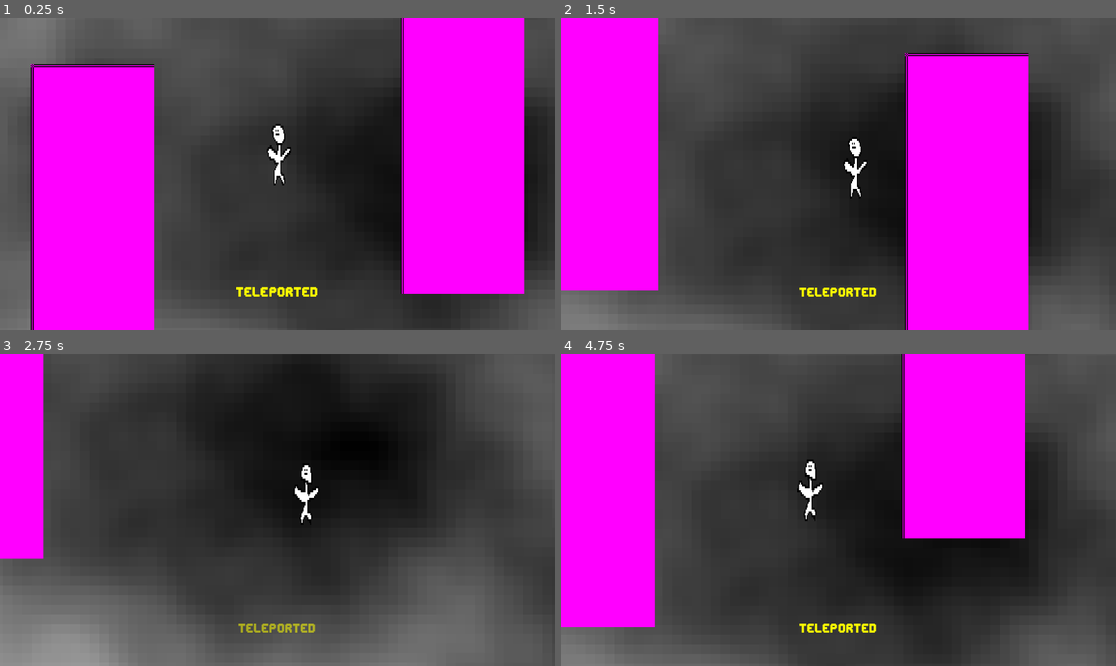
Above: before the commit, frames 1-4 (two rows, left to right).
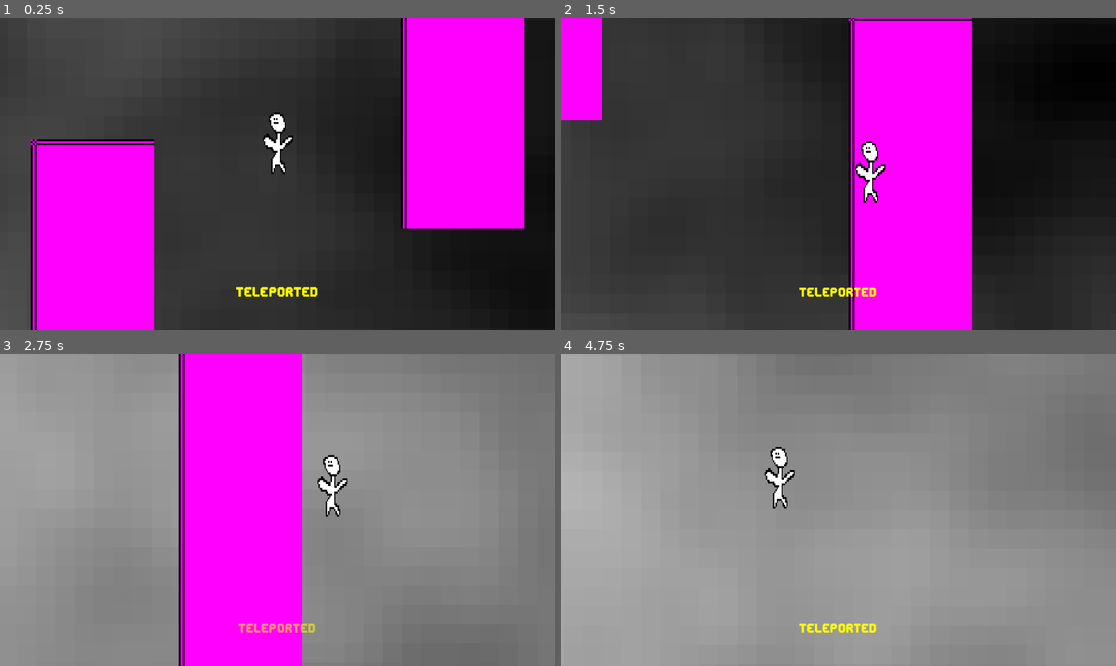
Above: after the commit, the same moments.

Repository: Tejty/ticketless
Game: Godot game, scene res://scenes/game.tscn
Two runs of this game, one before a commit and one after it. Both use one fixed random seed, a clock stepped at 60 frames per second and the inputs below.
Inputs:
- Up to frame 1 (0.25 s): no input
- Up to frame 2 (1.5 s): hold D (right) 0.53-1.28 s; tap E (interact) at 0.6, 1.35 s; hold S (down) from 1.28 s (still down)
- Up to frame 3 (2.75 s): release S (down) at 2.03 s; hold D (right) from 2.03 s (still down); tap E (interact) at 2.1 s
- Up to frame 4 (4.75 s): release D (right) at 2.78 s; hold W (up) 2.78-3.53 s; tap E (interact) at 2.85, 3.6, 4.35 s; hold A (left) from 3.53 s (still down)

The runs differ from the first frame. In frame 1, 22% of the frame differs, in the area x 0-100%, y 0-100%; in frame 2, 55%; in frame 3, 91%; in frame 4, 100%.

Commit message:
Rescaled pixel scale

Diff:
--- a/scenes/game.tscn
+++ b/scenes/game.tscn
@@ -18,7 +18,7 @@
 [node name="Game" type="Node2D" unique_id=1182745371]
 
 [node name="Camera2D" type="Camera2D" parent="." unique_id=1271025770 node_paths=PackedStringArray("target")]
-zoom = Vector2(2, 2)
+zoom = Vector2(4, 4)
 script = ExtResource("1_yqjtg")
 target = NodePath("../Player")
 speed = 3.0
@@ -51,7 +51,7 @@
 position = Vector2(798, 162)
 dock_duration = 4.9
 travel_duration = 5.9
-rail_x = 192.0
+rail_x = 96.0
 speed_curve = ExtResource("4_iywne")
 player = NodePath("../../../Player")
 
@@ -60,7 +60,7 @@
 direction = -1
 dock_duration = 5.1
 travel_duration = 6.1
-rail_x = -192.0
+rail_x = -96.0
 initial_progress = 0.3
 speed_curve = ExtResource("4_iywne")
 player = NodePath("../../../Player")
--- a/scenes/player/player.tscn
+++ b/scenes/player/player.tscn
@@ -5,8 +5,8 @@
 [ext_resource type="Script" uid="uid://2tahwpceh1sb" path="res://scripts/InputComponent.gd" id="2_dovo2"]
 [ext_resource type="Script" uid="uid://ca6hvv8pw3nea" path="res://scripts/MovementComponent.gd" id="3_gmlin"]
 
-[sub_resource type="RectangleShape2D" id="RectangleShape2D_5u4nw"]
-size = Vector2(25, 25)
+[sub_resource type="CircleShape2D" id="CircleShape2D_lvxji"]
+radius = 8.0
 
 [sub_resource type="AtlasTexture" id="AtlasTexture_j2i8v"]
 atlas = ExtResource("1_8afob")
@@ -34,11 +34,12 @@
 script = ExtResource("1_lvxji")
 
 [node name="CollisionShape2D" type="CollisionShape2D" parent="." unique_id=628486841]
-shape = SubResource("RectangleShape2D_5u4nw")
+position = Vector2(0, -8)
+shape = SubResource("CircleShape2D_lvxji")
 
 [node name="AnimatedSprite2D" type="AnimatedSprite2D" parent="." unique_id=1066966499]
-position = Vector2(1, -20)
-scale = Vector2(1, 2)
+position = Vector2(0, -16)
+scale = Vector2(0.625, 1)
 sprite_frames = SubResource("SpriteFrames_tys1d")
 animation = &"idle"
 frame_progress = 0.39267167
--- a/scenes/system/train.tscn
+++ b/scenes/system/train.tscn
@@ -3,10 +3,10 @@
 [ext_resource type="Script" uid="uid://cogf6rx31w02q" path="res://scripts/Train.gd" id="1_c08wq"]
 
 [sub_resource type="PlaceholderTexture2D" id="PlaceholderTexture2D_l5udp"]
-size = Vector2(128, 384)
+size = Vector2(64, 192)
 
 [sub_resource type="RectangleShape2D" id="RectangleShape2D_vq2uu"]
-size = Vector2(128, 384)
+size = Vector2(64, 192)
 
 [node name="Train" type="Node2D" unique_id=1242807581]
 script = ExtResource("1_c08wq")
Not shown, added: assets/tiles/base.png.import
